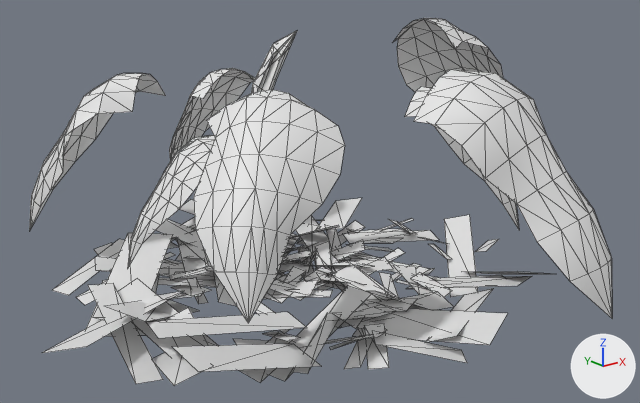
A saved change to the OBJ model game/assets/models/plants/SM_Plant_PhilodendronTerrestrial_Leaf.obj.
Both versions are drawn from a 50 mm camera at (-2.51, -3.31, 1.71) aimed at (-0.02, -0.2, 0.46). Arrows for +X, +Y and +Z are at lower right; the lights stay in place. The older version comes first. Mesh edges are drawn as thin lines. Where no turn or scale is listed for an object, it has been applied to the vertices. Vertices at exactly the same position are counted once.

In view in the first picture: 'SM_Plant_PhilodendronTerrestrial_Leaf'.
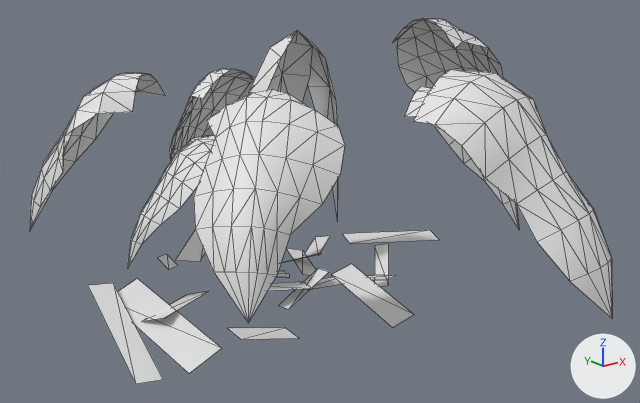
Location of each change, (x1, y1, x2, y2) in pixels of the pictures (640 x 403 px; the box of a moved part takes in the faces that stretch with it):
'SM_Plant_PhilodendronTerrestrial_Leaf', reshaped
    before: (29, 18, 612, 386)
    after: (29, 18, 612, 384)
part 1 of me_sm_plant_philodendronterrestrial_leaf, deleted
    before: (53, 199, 544, 386)
part 2 of me_sm_plant_philodendronterrestrial_leaf, moved or reshaped
    before: (43, 30, 532, 381)
    after: (141, 30, 396, 339)

The change, as a diff of the scene's bpy script:
```diff
--- a/game/assets/models/plants/SM_Plant_PhilodendronTerrestrial_Leaf.obj.py
+++ b/game/assets/models/plants/SM_Plant_PhilodendronTerrestrial_Leaf.obj.py
@@ me_sm_plant_philodendronterrestrial_leaf @@
 # used by ob_sm_plant_philodendronterrestrial_leaf; location = (0.0, 0.0, 0.0)
-me_sm_plant_philodendronterrestrial_leaf.from_pydata(...)  # 1005 vertices, 894 faces; spans x -1.37..1.47, y -1.56..1.13, z -0.1..1.24
+me_sm_plant_philodendronterrestrial_leaf.from_pydata(...)  # 461 vertices, 622 faces; spans x -1.1..1.47, y -1.56..1.13, z -0.07..1.24
+# me_sm_plant_philodendronterrestrial_leaf part 1: 136 loose pieces with 544 vertices, spanning x -1.12..1.18, y -1.21..1.03, z -0.08..0.24, are deleted
+# me_sm_plant_philodendronterrestrial_leaf part 2
+# 30 vertices are removed from x -0.21..0.05, y -0.02..0.27, z 0.15..1.17
+# 36 faces are deleted
+# 60 vertices move from x -1.37..1.09, y -0.96..0.98, z -0.1..0.18 to x -0.9..0.55, y -0.58..0.64, z -0.05..0.12
+# 30 vertices are added at x -0.27..0.3, y -0.09..0.2, z 0.22..1.18
+# 36 new faces join them
```
